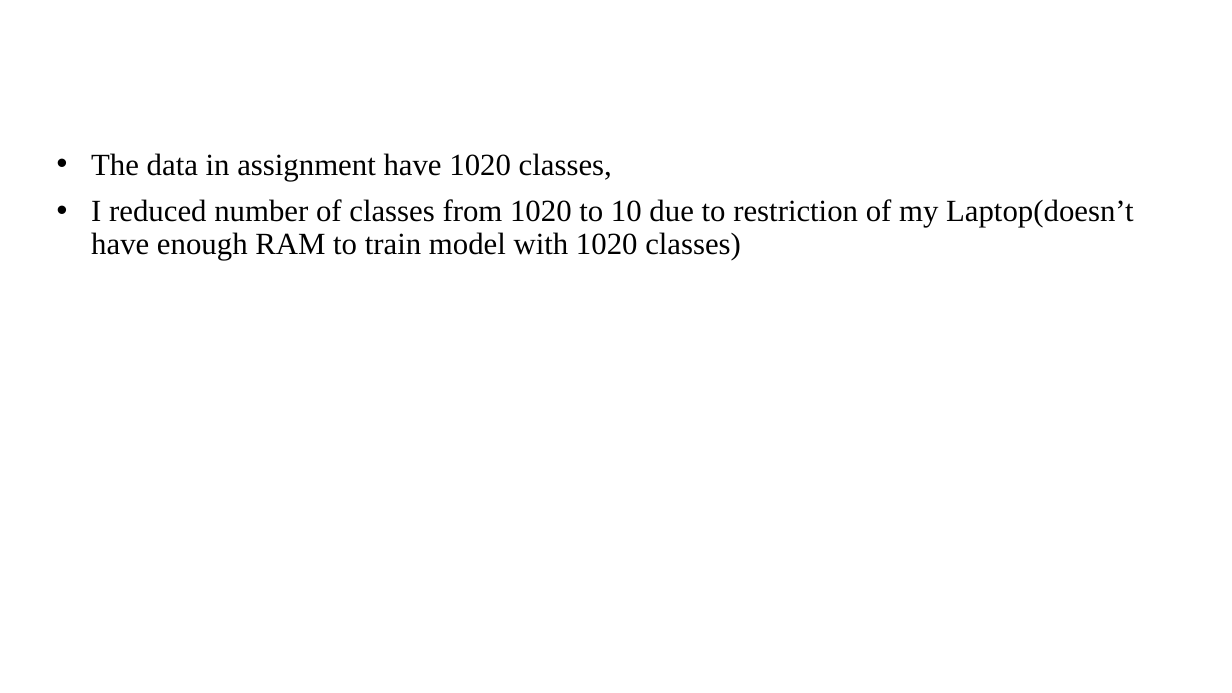
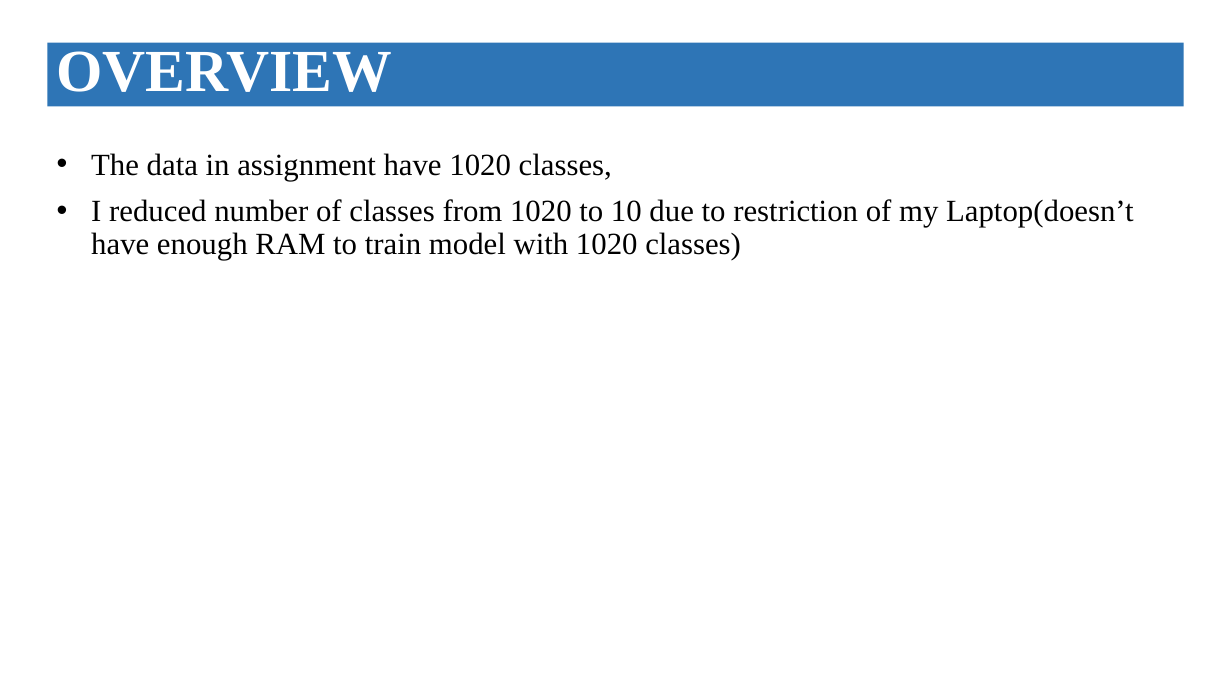
Before and after one commit to hoaquocphan/face_dectection, a slide deck: slide 3 of face_detection_report.pptx (slide 2 before the commit). Drawn at 1232x693 pixels with LibreOffice and Linux fonts; fonts in the diff are those of the drawing. Boxes give left, top, right and bottom in pixels: in the first picture for what was removed or moved away, otherwise in the second. Text is boxed around its words. In the diff, an @@ line names an element or a change of style, - is before the commit and + after.

```diff
--- a/face_detection_report.pptx
+++ b/face_detection_report.pptx
@@ rectangle added at (47,43,1184,106), fill #2E75B6, 46.5 pt, text #FFFFFF, bold @@
+OVERVIEW
```
Also in this commit, not shown: 4 other slides changed, 3 slides added, 3 other files.
